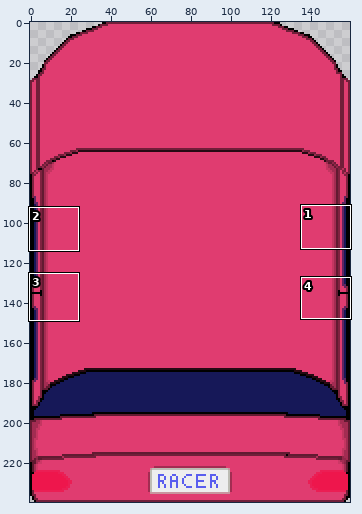
Sprite sheet -- assets/hazardcar.png. Above: a wide view before the commit, with the close-up outlined.
Close-up. The starting point:
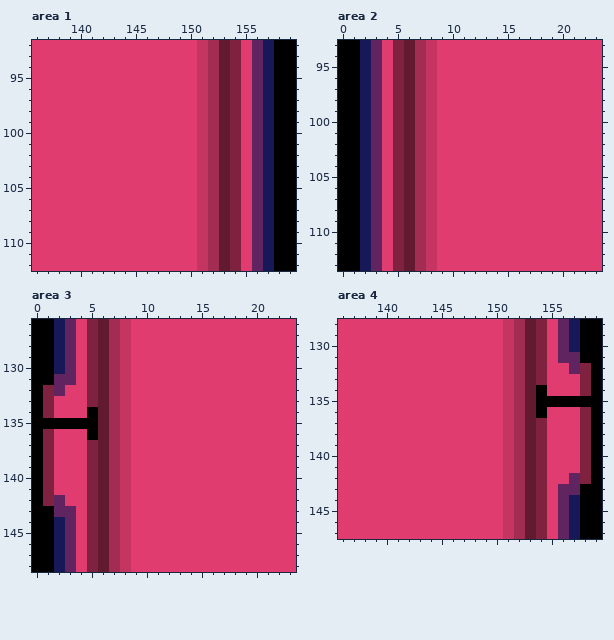
The file is 160x240 pixels. Pixels under 10% opacity are left out. Colours within 5 levels of each other are drawn and written as one. Shown: area 1: x 136..159, y 92..112; area 2: x 0..23, y 93..113; area 3: x 0..23, y 126..148; area 4: x 136..159, y 128..147. The commit also changed other parts of the picture, which this record leaves out.
After the commit:
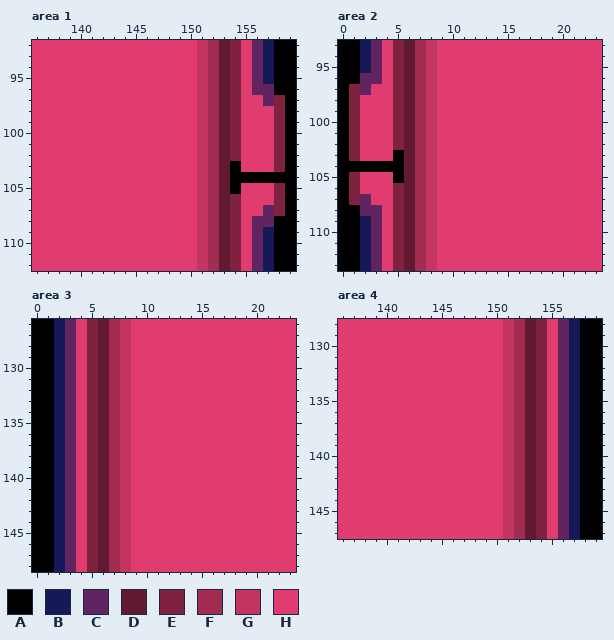
Palette (. is transparent): A #000000  B #161858  C #602561  D #621a31  E #7e223f  F #a32c52  G #c43661  H #e03c70
The exact change:
--- area 1
@@ x 152..159 @@
  95 FDEHCBAA
- 96 FDEHCBAA
- 97 FDEHCBAA
- 98 FDEHCBAA
- 99 FDEHCBAA
-100 FDEHCBAA
-101 FDEHCBAA
-102 FDEHCBAA
-103 FDEHCBAA
-104 FDEHCBAA
-105 FDEHCBAA
-106 FDEHCBAA
-107 FDEHCBAA
-108 FDEHCBAA
+ 96 FDEHCCAA
+ 97 FDEHHCEA
+ 98 FDEHHHEA
+ 99 FDEHHHEA
+100 FDEHHHEA
+101 FDEHHHEA
+102 FDEHHHEA
+103 FDAHHHEA
+104 FDAAAAAA
+105 FDAHHHEA
+106 FDEHHHEA
+107 FDEHHCEA
+108 FDEHCCAA
 109 FDEHCBAA
--- area 2
@@ x 0..7 @@
  95 AABCHEDF
- 96 AABCHEDF
- 97 AABCHEDF
- 98 AABCHEDF
- 99 AABCHEDF
-100 AABCHEDF
-101 AABCHEDF
-102 AABCHEDF
-103 AABCHEDF
-104 AABCHEDF
-105 AABCHEDF
-106 AABCHEDF
-107 AABCHEDF
-108 AABCHEDF
+ 96 AACCHEDF
+ 97 AECHHEDF
+ 98 AEHHHEDF
+ 99 AEHHHEDF
+100 AEHHHEDF
+101 AEHHHEDF
+102 AEHHHEDF
+103 AEHHHADF
+104 AAAAAADF
+105 AEHHHADF
+106 AEHHHEDF
+107 AECHHEDF
+108 AACCHEDF
 109 AABCHEDF
--- area 3
@@ x 0..7 @@
 130 AABCHEDF
-131 AACCHEDF
-132 AECHHEDF
-133 AEHHHEDF
-134 AEHHHADF
-135 AAAAAADF
-136 AEHHHADF
-137 AEHHHEDF
-138 AEHHHEDF
-139 AEHHHEDF
-140 AEHHHEDF
-141 AEHHHEDF
-142 AECHHEDF
-143 AACCHEDF
+131 AABCHEDF
+132 AABCHEDF
+133 AABCHEDF
+134 AABCHEDF
+135 AABCHEDF
+136 AABCHEDF
+137 AABCHEDF
+138 AABCHEDF
+139 AABCHEDF
+140 AABCHEDF
+141 AABCHEDF
+142 AABCHEDF
+143 AABCHEDF
 144 AABCHEDF
--- area 4
@@ x 152..159 @@
 130 FDEHCBAA
-131 FDEHCCAA
-132 FDEHHCEA
-133 FDEHHHEA
-134 FDAHHHEA
-135 FDAAAAAA
-136 FDAHHHEA
-137 FDEHHHEA
-138 FDEHHHEA
-139 FDEHHHEA
-140 FDEHHHEA
-141 FDEHHHEA
-142 FDEHHCEA
-143 FDEHCCAA
+131 FDEHCBAA
+132 FDEHCBAA
+133 FDEHCBAA
+134 FDEHCBAA
+135 FDEHCBAA
+136 FDEHCBAA
+137 FDEHCBAA
+138 FDEHCBAA
+139 FDEHCBAA
+140 FDEHCBAA
+141 FDEHCBAA
+142 FDEHCBAA
+143 FDEHCBAA
 144 FDEHCBAA
Boxes around the changes in both close-ups, in picture pixels (x1, y1, x2, y2):
changed: (230, 84, 285, 227)
changed: (349, 73, 404, 216)
changed: (43, 374, 98, 517)
changed: (536, 352, 591, 495)
